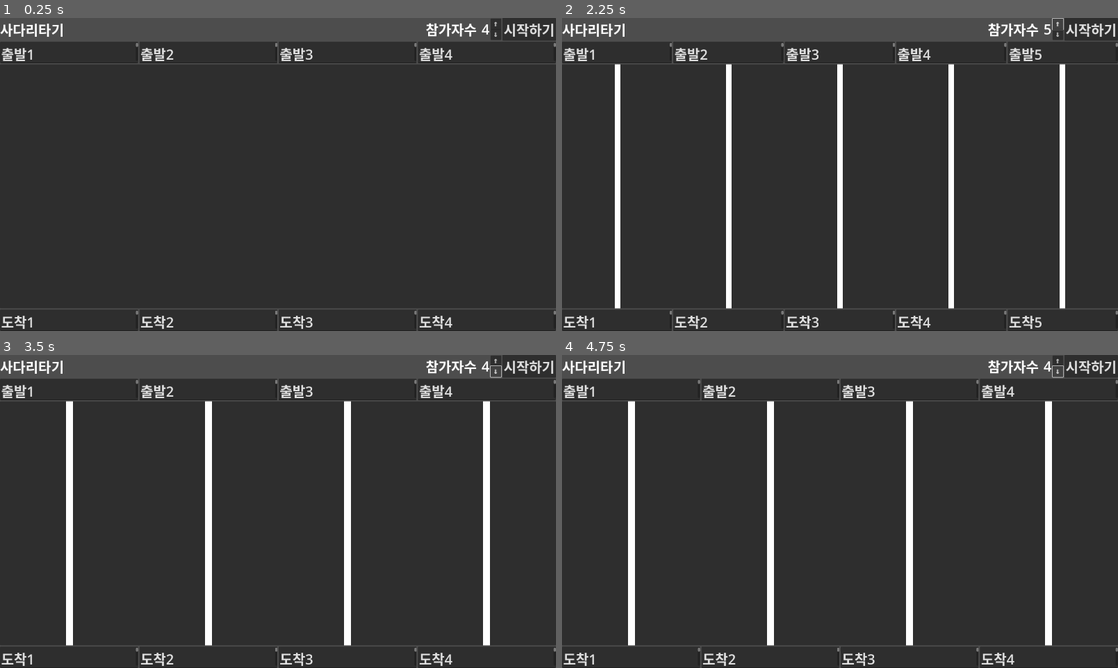
Above: before the commit, frames 1-4 (two rows, left to right).
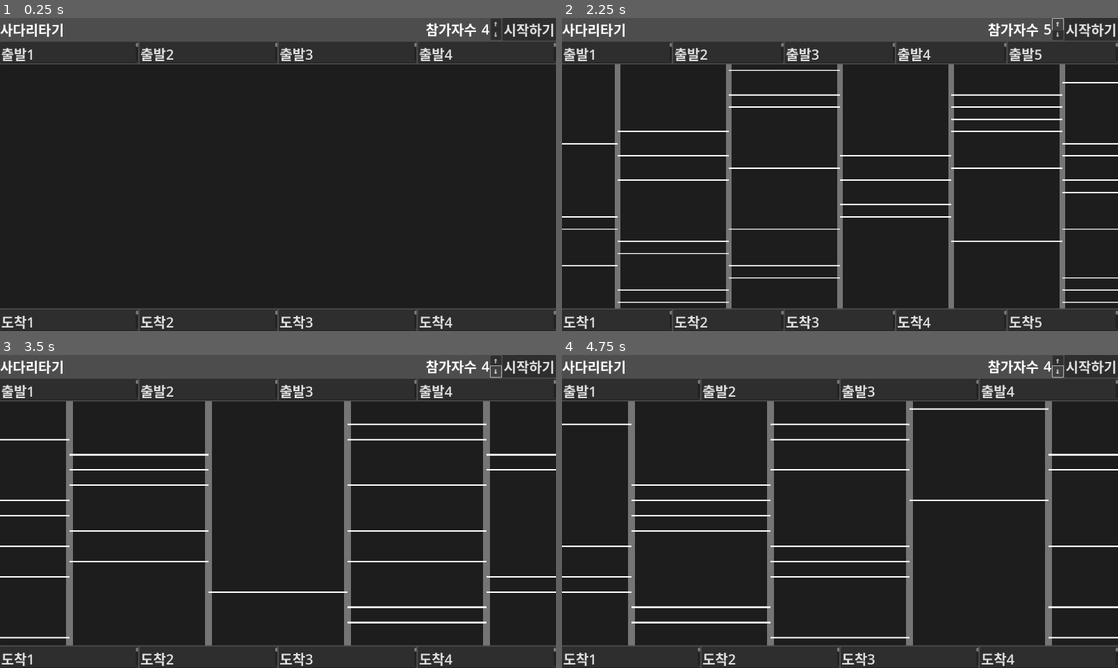
Above: after the commit, the same moments.

Repository: kasworld/gd4laddergame
Game: Godot game, scene res://사다리타기.tscn
The game is run twice, just before and just after one commit, with the same random seed, the same clock (stepped at 60 frames per second) and the same inputs.
Inputs:
- Up to frame 1 (0.25 s): no input
- Up to frame 2 (2.25 s): click "시작하기" at 0.5 s; click "시작하기" at 1.25 s; click "⇑" at 2 s
- Up to frame 3 (3.5 s): click "⇓" at 2.75 s
- Up to frame 4 (4.75 s): click "⇑" at 3.5 s; click "⇓" at 4.25 s

The runs differ from the first frame. In frame 2, 6.4% of the frame differs, in the area x 0-100%, y 14-93%; in frame 3, 6.1%; in frame 4, 6.3%.

Commit message:
가로선추가

Diff:
--- a/사다리타기.gd
+++ b/사다리타기.gd
@@ -1,6 +1,9 @@
 extends VBoxContainer
 
 @onready var 참가자수 = $"HBoxContainer/참가자수"
+@onready var 세로선들 = $"사다리들/세로선들"
+@onready var 가로선들 = $"사다리들/가로선들"
+
 
 func _ready() -> void:
 	var fsize = preload("res://사다리타기.tres").default_font_size
@@ -25,21 +28,42 @@
 		도착지점.size_flags_horizontal = Control.SIZE_EXPAND_FILL
 		$"도착지점들".add_child(도착지점)
 	세로선만들기()
+	가로선만들기()
 
 func 세로선만들기()->void:
-	for n in $"사다리들".get_children():
-		$"사다리들".remove_child(n)
+	for n in 세로선들.get_children():
+		세로선들.remove_child(n)
 	var n =  참가자수.get_value()
-	var 간격 = get_viewport_rect().size.x / n
+	var 간격 = $"사다리들".size.x / n
 	var y1 = 0
-	var y2 = $"사다리들".size.y
+	var y2 = 세로선들.size.y
 	for i in n:
 		var 세로줄 = Line2D.new()
 		세로줄.default_color = Color.WHITE
 		세로줄.width = 간격/20
 		세로줄.add_point(Vector2(i*간격+간격/2,y1))
 		세로줄.add_point(Vector2(i*간격+간격/2,y2))
-		$"사다리들".add_child(세로줄)
+		세로선들.add_child(세로줄)
 
 func _on_참가자수_value_changed(idx: int) -> void:
 	참가자수변경()
+
+func 가로선만들기()->void:
+	for n in 가로선들.get_children():
+		가로선들.remove_child(n)
+	var n =  참가자수.get_value()
+	var 간격x = $"사다리들".size.x / n
+	var 간격y = $"사다리들".size.y / n /4
+	var 선만듬:bool
+	for y in n*4:
+		for x in n+1:
+			if 선만듬 or randf() < 0.6:
+				선만듬 = false
+				continue
+			var 가로줄 = Line2D.new()
+			가로줄.default_color = Color.WHITE
+			가로줄.width = 간격y/10
+			가로줄.add_point(Vector2(x*간격x-간격x/2,y*간격y+간격y/2))
+			가로줄.add_point(Vector2(x*간격x+간격x/2,y*간격y+간격y/2))
+			가로선들.add_child(가로줄)
+			선만듬 = true
--- a/사다리타기.tscn
+++ b/사다리타기.tscn
@@ -36,6 +36,12 @@
 layout_mode = 2
 size_flags_vertical = 3
 
+[node name="세로선들" type="Panel" parent="사다리들"]
+layout_mode = 2
+
+[node name="가로선들" type="Panel" parent="사다리들"]
+layout_mode = 2
+
 [node name="도착지점들" type="HBoxContainer" parent="."]
 layout_mode = 2
 theme = ExtResource("2_x1kds")
